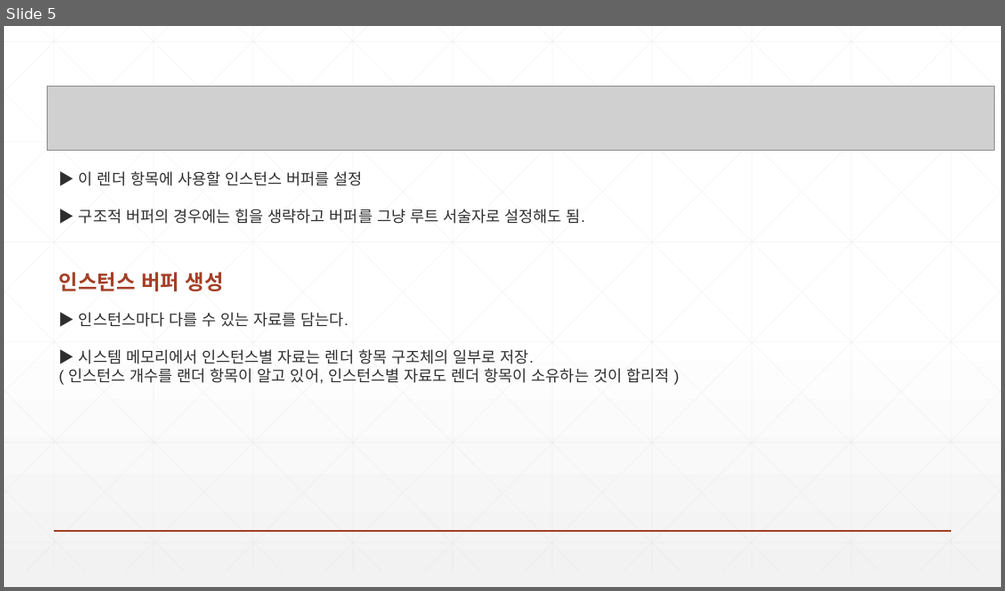
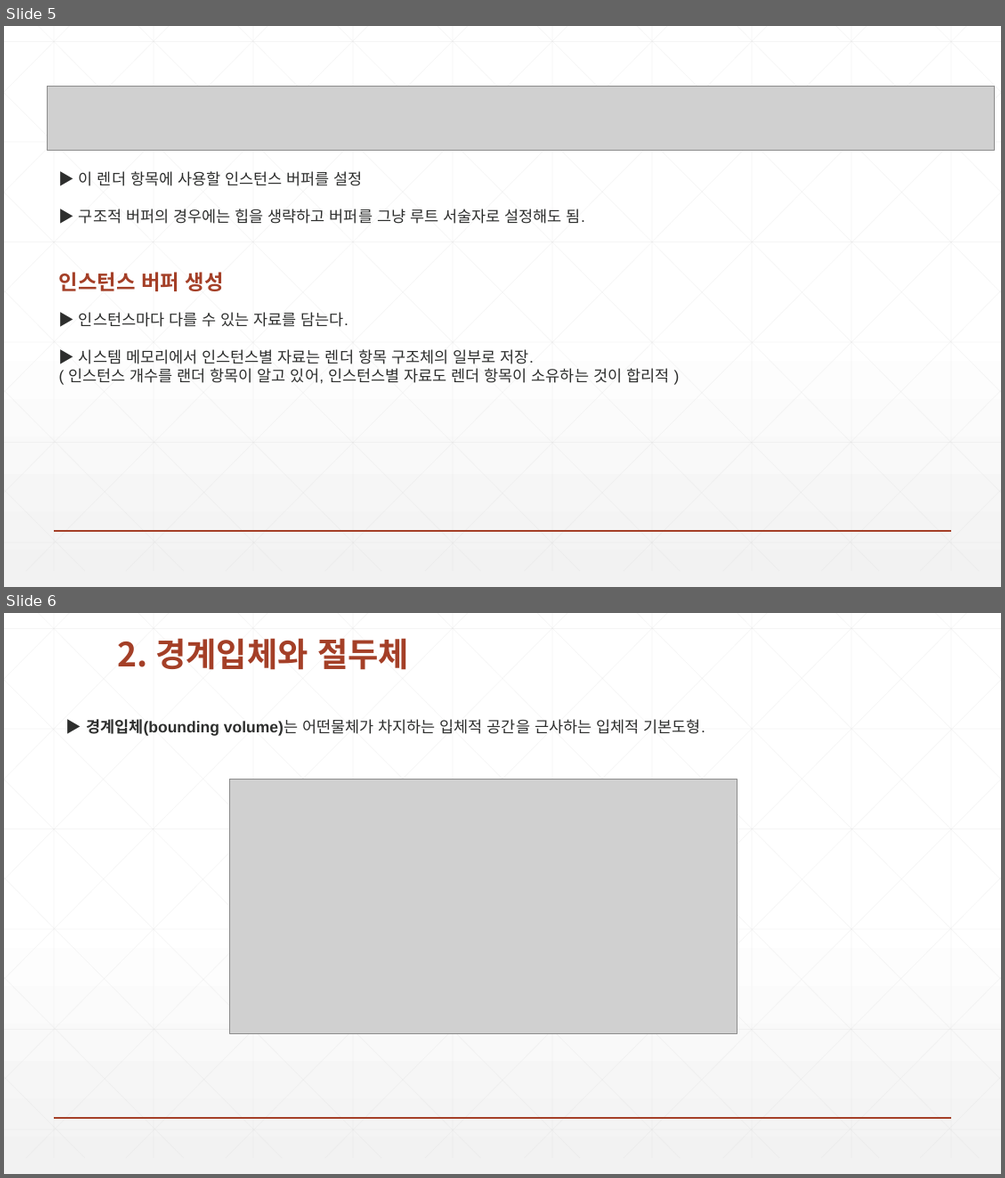
Before and after one commit to earthboom/CodingStudy, a slide deck: Common/Chapter16 InstancingAndCulling.pptx. Shown one above the other, each under a label of ours: slide 5 before the commit, slides 5 and 6 after it. The pictures are 1005x591 and 1005x1178 pixels, drawn with LibreOffice and Linux fonts; fonts in the diff are those of the drawing; grey boxes stand for pictures. Boxes give left, top, right and bottom in pixels: in the first picture for what was removed or moved away, otherwise in the second. Text is boxed around its words. In the diff, an @@ line names an element or a change of style, - is before the commit and + after.

```diff
--- a/Common/Chapter16 InstancingAndCulling.pptx
+++ b/Common/Chapter16 InstancingAndCulling.pptx
@@ slide 6 added at <box>4,613,1001,1174</box>, background gradient #FFFFFF to #F2F2F2; not listed: 47 template elements that a slide beside it also shows @@
@@ title added at <box>117,638,409,670</box>, 32 pt, text #A43F27, bold @@
+2. 경계입체와 절두체
@@ text added at <box>86,719,705,736</box>, 15 pt, text #2D2E2D @@
+▶ 경계입체(bounding volume)는 어떤물체가 차지하는 입체적 공간을 근사하는 입체적 기본도형.
@@ picture added at <box>229,779,736,1033</box> @@
```
Also in this commit, not shown: 3 other slides added, 8 slides removed, 12 other files.
